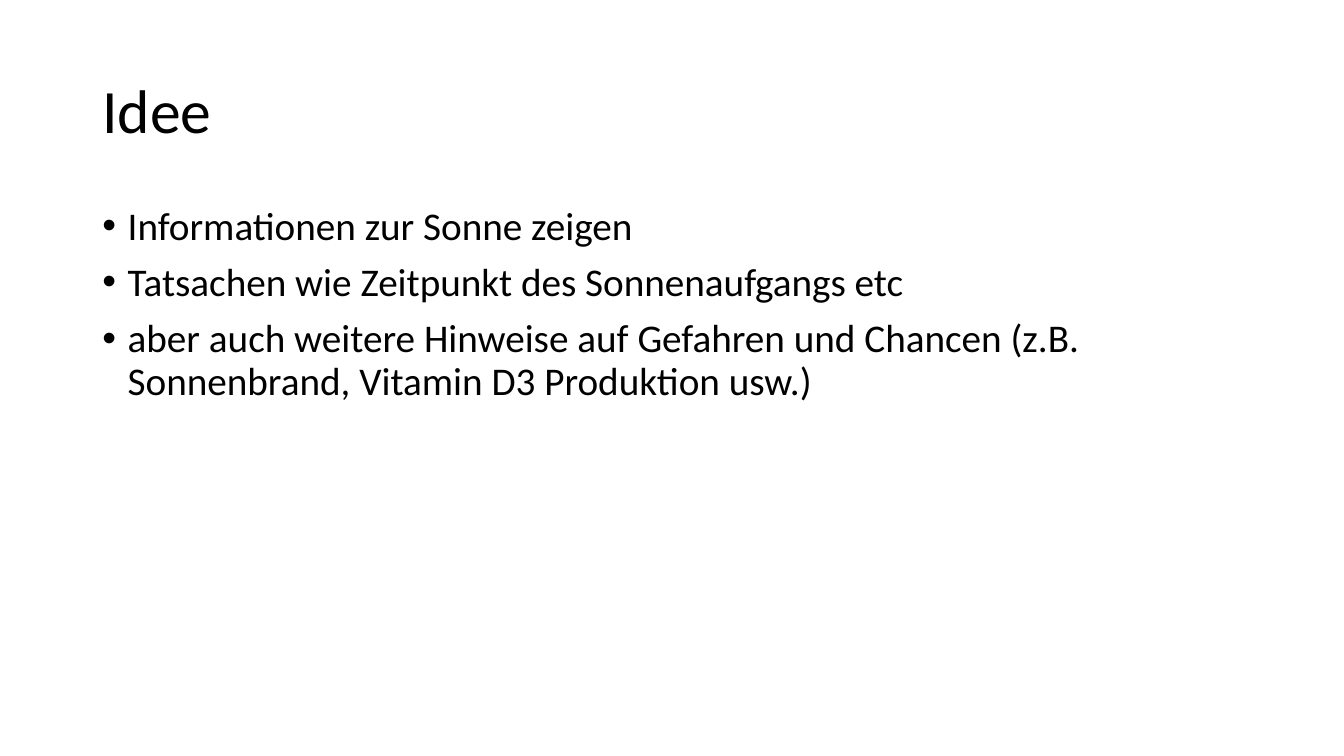
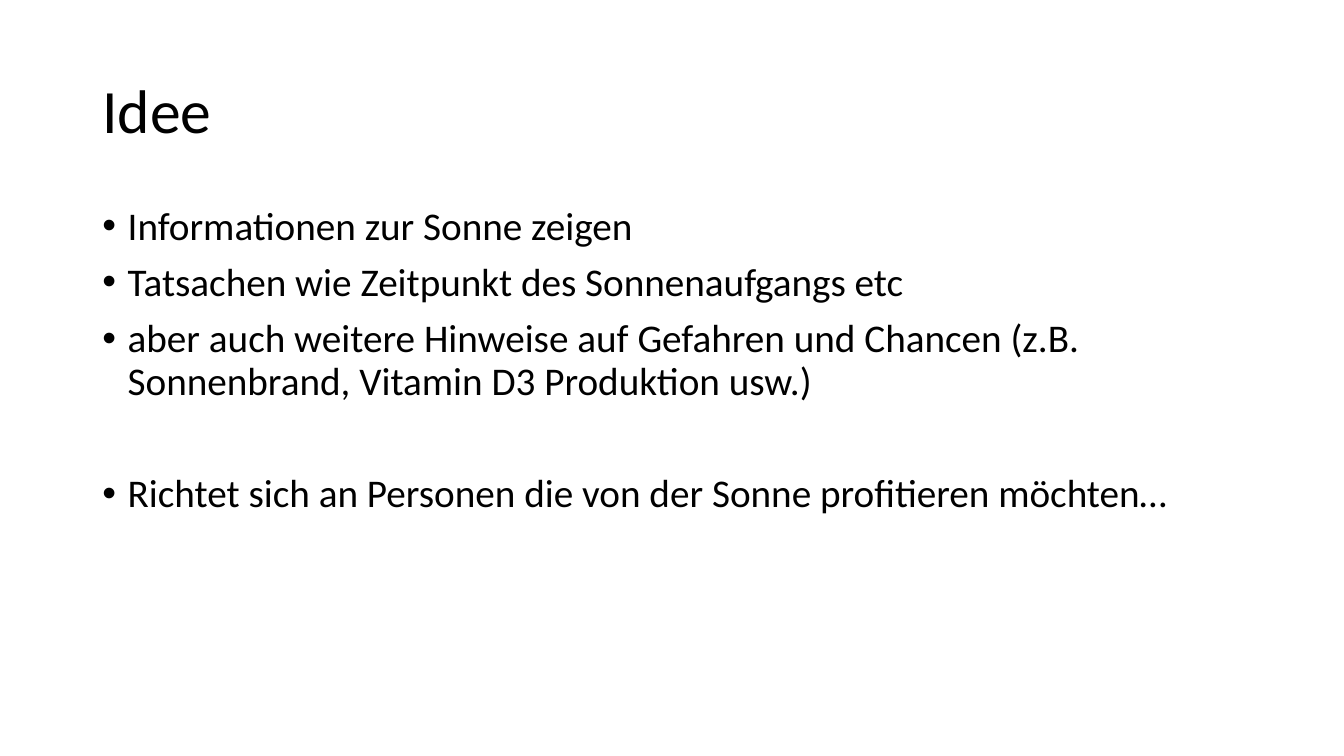
Before and after one commit to dozgr95/SunForDummies, a slide deck: slide 2 of Docs/MOBPRO_APP_Abschluss.pptx. Drawn at 1344x756 pixels with LibreOffice and Linux fonts; fonts in the diff are those of the drawing. Boxes give left, top, right and bottom in pixels: in the first picture for what was removed or moved away, otherwise in the second. Text is boxed around its words. In the diff, an @@ line names an element or a change of style, - is before the commit and + after.

```diff
--- a/Docs/MOBPRO_APP_Abschluss.pptx
+++ b/Docs/MOBPRO_APP_Abschluss.pptx
@@ text at [128, 479, 1166, 514]: paragraph added @@
+• Richtet sich an Personen die von der Sonne profitieren möchten…
```
Also in this commit, not shown: 1 other slide changed, 1 slide added, 6 other files.
